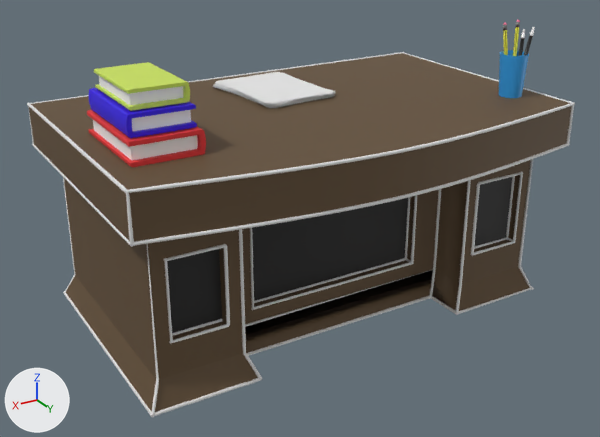
The FBX model Assets/Art/3D Stuff/Tables/4th-Level Doctor Table With Outline.fbx, before and after one commit.
Both versions are drawn from a camera (50 mm lens) standing at (3.92, 6.63, 4.09) and looking at (0.16, 0.36, 0.95). Lighting does not change. The marker at lower left points along +X, +Y and +Z. Where no turn or scale is listed for an object, it has been applied to the vertices.

Objects in the first picture: 'Table'.
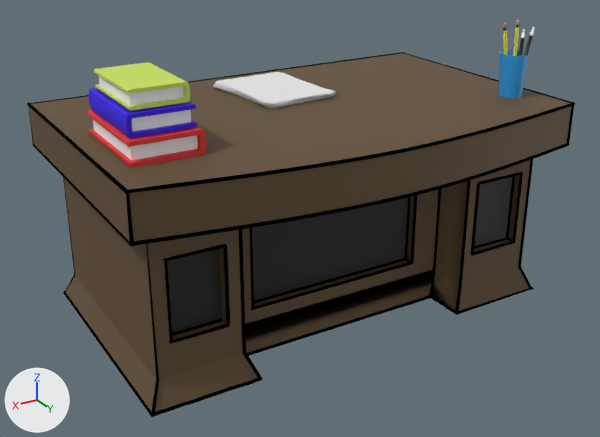
Commit message: Updated Tables

Changed parts and their boxes [x1, y1, x2, y2] in the pictures (600 x 437 px):
'Table', recoloured, surface changed (white to black): [27, 52, 575, 417] in both

The change, as a diff of the scene's bpy script:
```diff
--- a/Assets/Art/3D Stuff/Tables/4th-Level Doctor Table With Outline.fbx.py
+++ b/Assets/Art/3D Stuff/Tables/4th-Level Doctor Table With Outline.fbx.py
@@ mat_outline_color @@
 mat_outline_color = principled_material('Outline Color')
-mat_outline_color.base_color = (0.8, 0.8, 0.8)  # white #e7e7e7
+mat_outline_color.base_color = (0.0, 0.0, 0.0)  # black #000000
 mat_outline_color.roughness = 0.4
+mat_outline_color.metallic = 1.0
```
